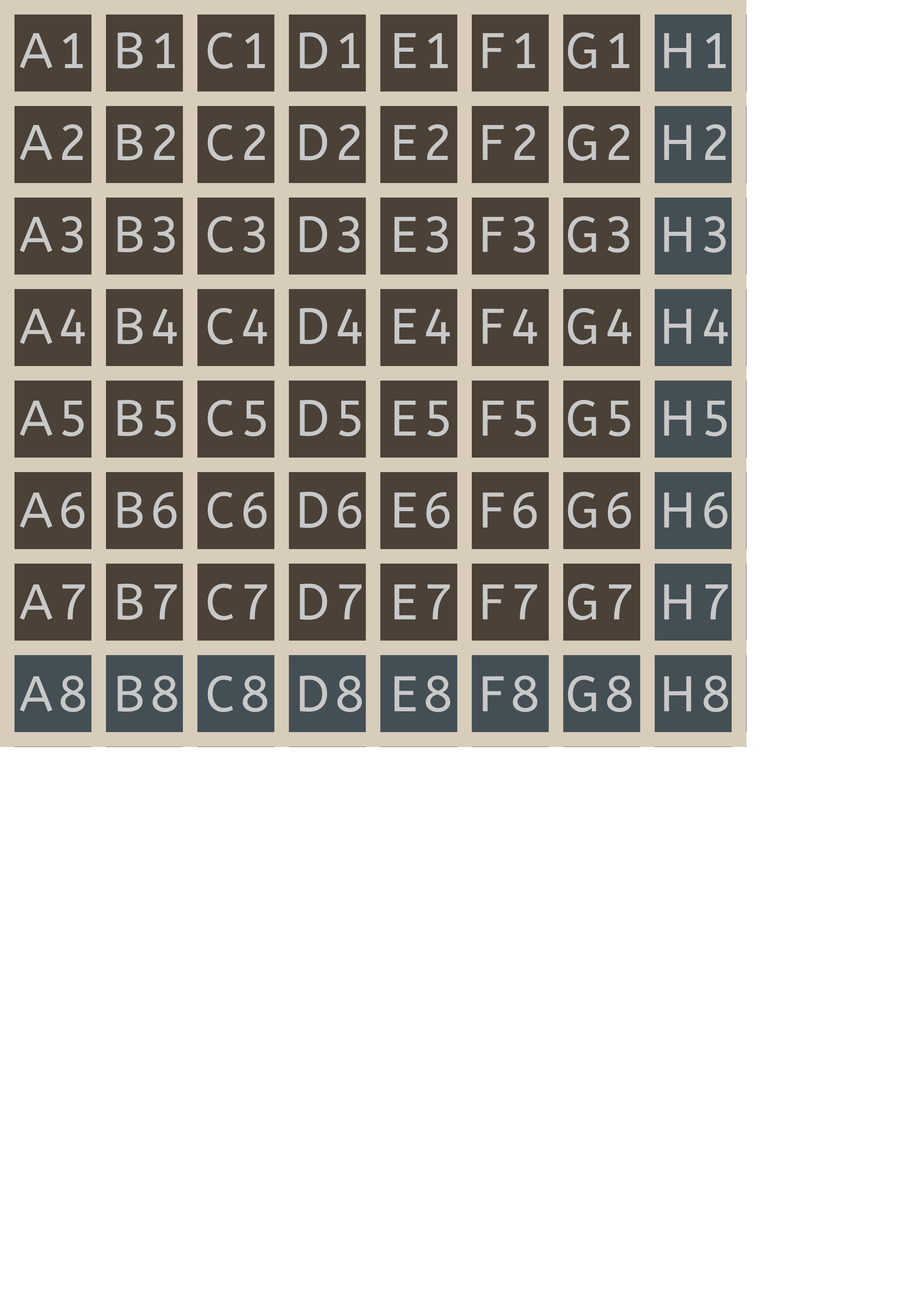
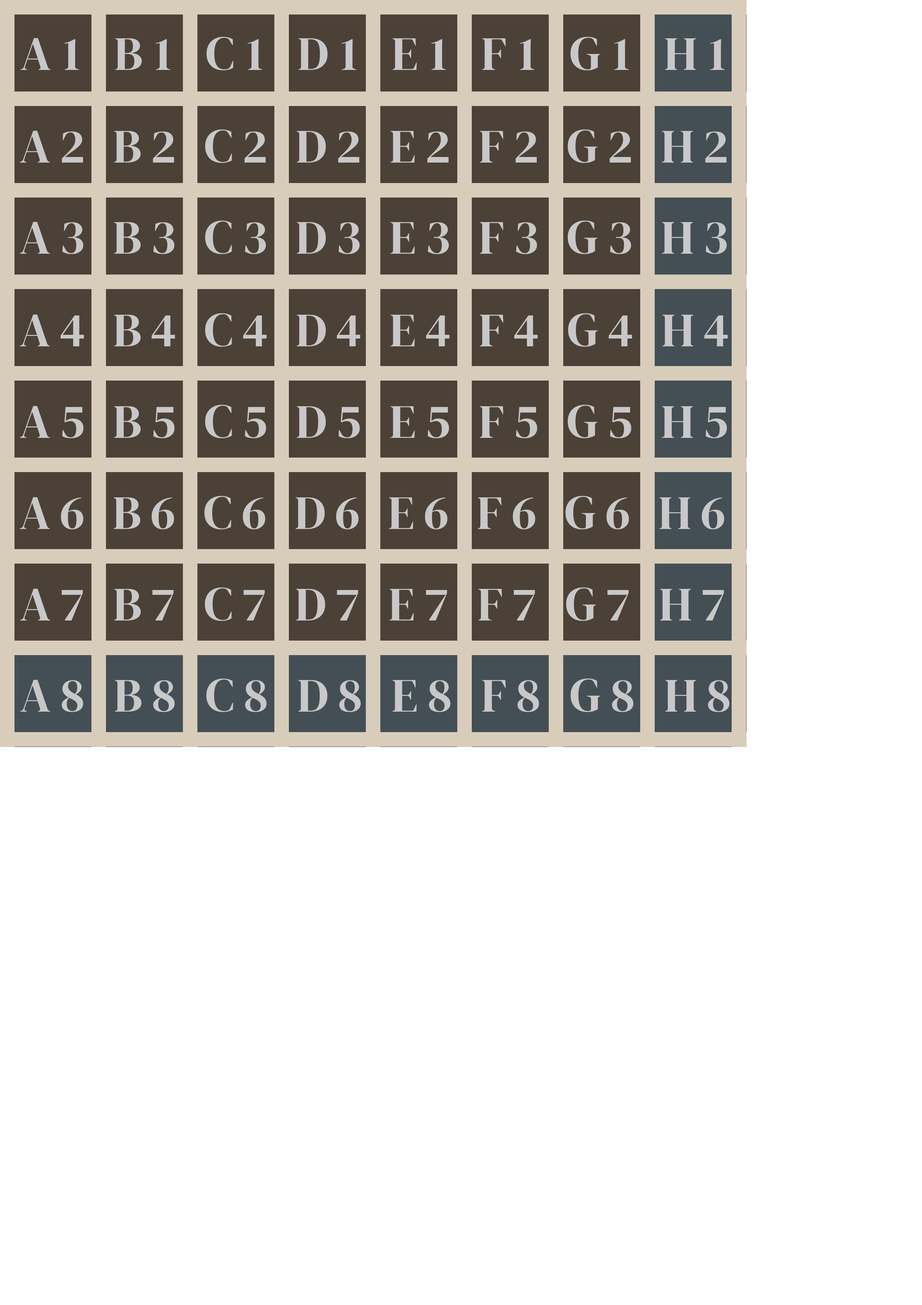
Layered file, before and after one edit (922px x 1305px). Changes by layer:
added layer "A1 B1 C1 D1 E1 F1 G1 H1 H1" above "A7 B7 C7 D7 E7 F7 G7 H7 ..." over [20, 36, 726, 71]
added layer "A7 B7 C7 D7 E7 F7 G7 H7 ..." above "..." over [20, 587, 730, 712]
renamed "A1 B1 C1 D1 E1 F1 G1 H1 ..." to "...", painted on it over [19, 32, 729, 712]
